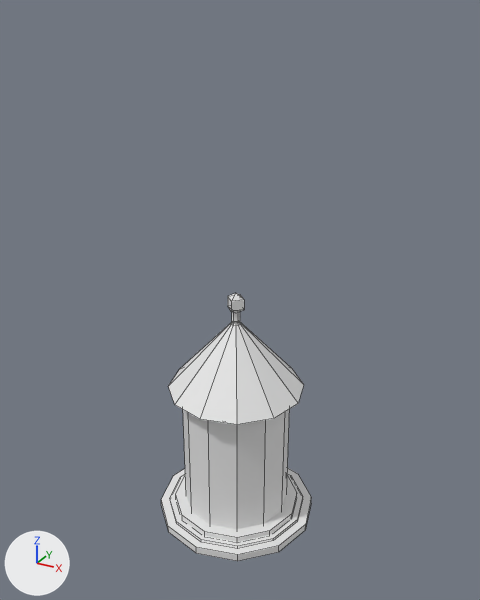
A saved change to the FBX model Assets/Art/Models/Buildings/MagesGuild.fbx.
One viewpoint serves both versions: a camera (50 mm lens) standing at (3.52, -6.29, 6.2) and looking at (0.04, 0.03, 3.03). Every picture has the same lights, and +X, +Y and +Z are marked at lower left. The older version comes first. Mesh edges are drawn as thin lines. Where no turn or scale is listed for an object, it has been applied to the vertices.

In view in the first picture: 'MagesGuild'.
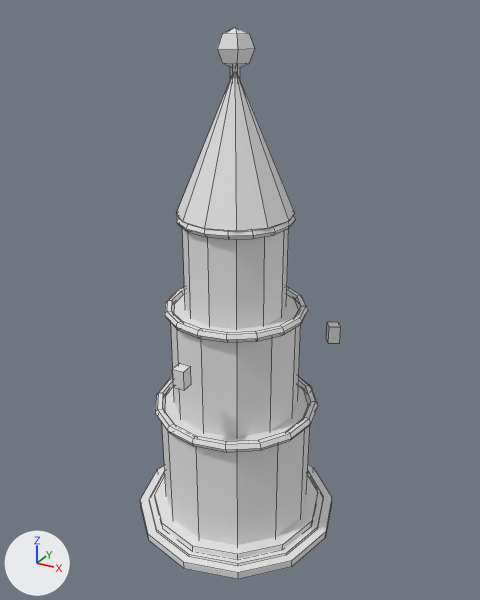
Location of each change, [x1, y1, x2, y2] in pixels of the pictures (480 x 600 px; the box of a moved part takes in the faces that stretch with it):
'MagesGuild', reshaped (34% wider, 106% taller)
    before: [161, 293, 311, 561]
    after: [140, 27, 341, 579]
part 1 of me_cylinder, added
    after: [140, 464, 332, 579]
part 2 of me_cylinder, added
    after: [149, 471, 323, 565]
part 3 of me_cylinder, added
    after: [155, 475, 318, 559]
part 4 of me_cylinder, added
    after: [162, 386, 310, 545]
part 5 of me_cylinder, added
    after: [171, 294, 301, 437]
part 6 of me_cylinder, added
    after: [182, 228, 289, 329]
part 7 of me_cylinder, added
    after: [155, 377, 318, 452]
part 8 of me_cylinder, moved or reshaped (not visible before)
    after: [165, 286, 308, 342]
part 9 of me_cylinder, added
    after: [177, 215, 296, 239]
part 10 of me_cylinder, added
    after: [177, 77, 295, 231]
part 11 of me_cylinder, added (mostly hidden)
    after: [230, 67, 240, 79]
part 12 of me_cylinder, added
    after: [217, 27, 255, 68]
part 13 of me_cylinder, moved or reshaped (not visible afterwards)
    before: [228, 293, 244, 312]
part 14 of me_cylinder, added
    after: [172, 364, 191, 390]
part 15 of me_cylinder, deleted
    before: [161, 312, 311, 561]
part 16 of me_cylinder, added
    after: [326, 322, 341, 343]

The edits, one by one:
me_cylinder is used by ob_magesguild; location (0.0, 0.0, 0.0).
me_cylinder had 278 vertices, 216 faces and spanned x -1.02..1.02, y -1.02..1.02, z 0.0..3.13.
me_cylinder now has 567 vertices, 480 faces and spans x -1.3..1.3, y -1.3..1.3, z 0.0..6.02.
me_cylinder part 1: a new loose piece, a 12-sided cylinder along z spanning x -1.3..1.3, y -1.3..1.3, z 0.0..0.1, in mat_stonedark (white #e7e7e7).
me_cylinder part 2: a new loose piece, a 12-sided cylinder along z spanning x -1.18..1.18, y -1.18..1.18, z 0.082..0.118, in mat_gold (white #e7e7e7).
me_cylinder part 3: a new loose piece, a 12-sided cylinder along z spanning x -1.1..1.1, y -1.1..1.1, z 0.095..0.185, in mat_stone (white #e7e7e7).
me_cylinder part 4: a new loose piece, a 12-sided cylinder along z spanning x -0.95..0.95, y -0.95..0.95, z 0.05..1.65, in mat_stone (white #e7e7e7).
me_cylinder part 5: a new loose piece, a 12-sided cylinder along z spanning x -0.78..0.78, y -0.78..0.78, z 1.55..2.95, in mat_stonedark (white #e7e7e7).
me_cylinder part 6: a new loose piece, a 12-sided cylinder along z spanning x -0.6..0.6, y -0.6..0.6, z 2.8..4.1, in mat_stone (white #e7e7e7).
me_cylinder part 7: a new loose piece, a torus around z (ring radius 0.97, tube radius 0.06) spanning x -1.03..1.03, y -1.03..1.03, z 1.6..1.7, in mat_gold (white #e7e7e7).
me_cylinder part 8: the loose piece of 96 vertices spanning x -0.75..0.75, y -0.75..0.75, z 1.82..1.9 is scaled about its middle by (1.14, 1.14, 1.1), then moved by (0.0, 0.0, 1.09).
me_cylinder part 9: the loose piece of 96 vertices spanning x -0.75..0.75, y -0.75..0.75, z 1.82..1.9 is copied, and the copy is scaled about its middle by (0.886, 0.886, 1), then moved by (0.0, 0.0, 2.19); it spans x -0.67..0.67, y -0.67..0.67, z 4.01..4.09.
me_cylinder part 10: a new loose piece, a 12-sided cut cone along z (radius 0.66 at the low end, 0.02 at the high end) spanning x -0.66..0.66, y -0.66..0.66, z 4.1..5.6, in mat_clothblue (white #e7e7e7).
me_cylinder part 11: a new loose piece, a 6-sided cylinder along z spanning x -0.043..0.043, y -0.05..0.05, z 5.42..5.68, in mat_gold (white #e7e7e7).
me_cylinder part 12: a new loose piece, a UV sphere (5 segments, 4 rings, poles along z) spanning x -0.19..0.19, y -0.16..0.2, z 5.62..6.02, in mat_crystal (white #e7e7e7).
me_cylinder part 13: the loose piece of 10 vertices spanning x -0.11..0.11, y -0.11..0.11, z 2.87..3.13 is scaled about its middle by 0.769, then moved by (0.0, 0.0, 2.82), in mat_gemcyan (white #e7e7e7).
me_cylinder part 14: a new loose piece, a box spanning x -0.07..0.07, y -1.25..-1.11, z 2.49..2.71, in mat_gemcyan (white #e7e7e7).
me_cylinder part 15: 10 loose pieces with 164 vertices, spanning x -1.02..1.02, y -1.02..1.02, z 0.0..2.92, are deleted.
me_cylinder part 16: 8 vertices added at x 0.93..1.12, y 0.49..0.69, z 2.49..2.71.
Other edits to the shape of me_cylinder do not show in these pictures.
